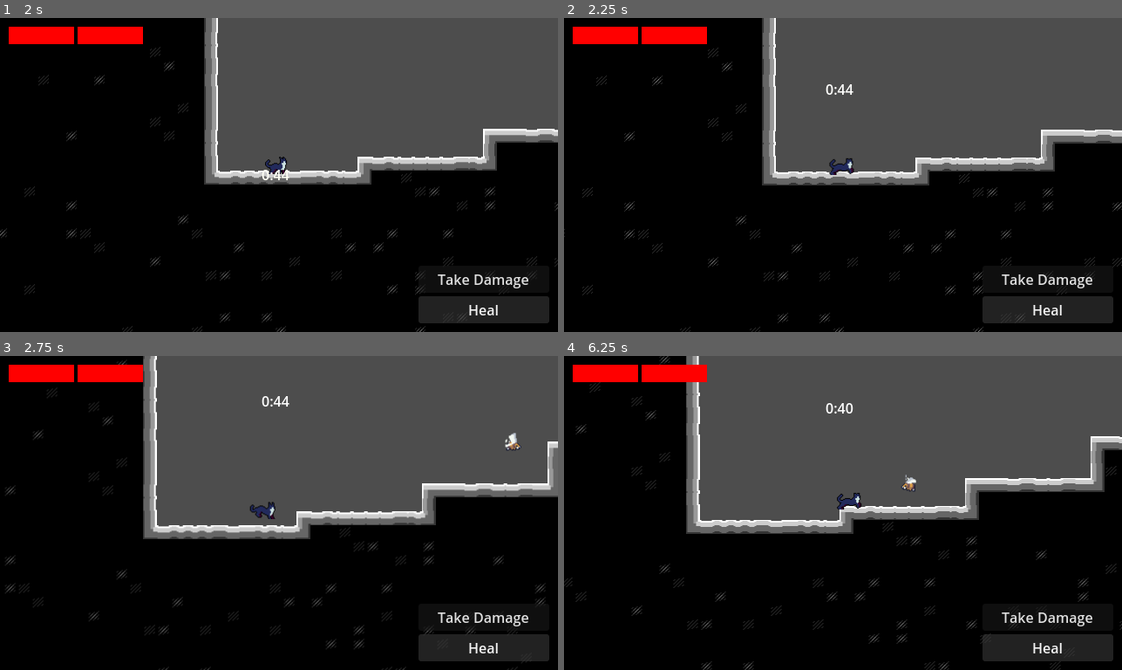
Above: before the commit, frames 1-4 (two rows, left to right).
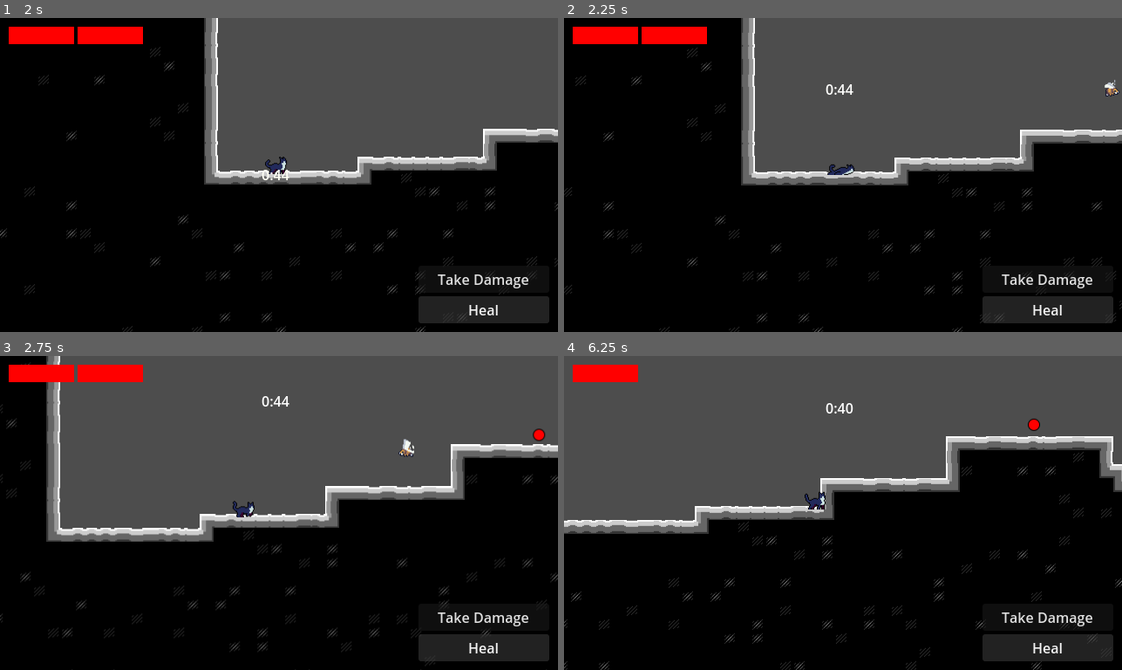
Above: after the commit, the same moments.

Repository: EmperorCookie/groundhogvania
Game: Godot game, scene res://levels/prototype/prototype_level.tscn
Same seed, same stepped clock (60 frames per second), same inputs: the game is played once before the commit and once after it. This scene is started directly instead of the project's main scene.
Inputs:
- Up to frame 1 (2 s): hold Right (player_right) 0.53-1.25 s; tap Shift (player_dash) at 0.6 s; tap Space (player_jump) at 0.77 s; click "Heal" at 1.25 s
- Up to frame 2 (2.25 s): hold Right (player_right) from 2.03 s (still down); tap Shift (player_dash) at 2.1 s
- Up to frame 3 (2.75 s): keep holding Right (player_right); tap Space (player_jump) at 2.27 s
- Up to frame 4 (6.25 s): release Right (player_right) at 2.78 s; hold Left (player_left) 2.78-3.53 s; tap Shift (player_dash) every 0.75 s from 2.85 to 5.85 s; hold Right (player_right) 3.53-5.03 s; tap Space (player_jump) at 3.77, 4.52, 5.27 s; hold Left (player_left) 5.03-5.78 s; hold Right (player_right) from 5.78 s (still down)

Frame 1 is identical in both runs. In frame 2, 6.2% of the frame differs, in the area x 0-100%, y 0-100%; in frame 3, 19%; in frame 4, 26%.

Commit message:
Add enemy manager and sound effects
Introduces EnemyManager for respawning and resetting enemies, refactors prototype level to use EnemyManager, and adds sound effects for bee death and item collection. New audio assets are included for enemy and item events.

Diff:
--- /dev/null
+++ b/enemies/EnemyManager.gd
@@ -0,0 +1,69 @@
+extends Node
+
+# Dictionary to store original enemy data for respawning
+var original_enemies: Array[Dictionary] = []
+
+func _ready():
+	# Store original enemy data
+	store_original_enemies()
+
+func store_original_enemies():
+	# Loop through all children and store their data for respawning
+	for child in get_children():
+		if child.has_method("_physics_process"):  # Basic check if it's an enemy
+			var enemy_data = {
+				"scene_path": child.scene_file_path,
+				"name": child.name,
+				"position": child.global_position,
+				"player_reference": child.player if child.has_method("get") else null
+			}
+			original_enemies.append(enemy_data)
+			print("Stored enemy data for: ", child.name, " at position: ", child.global_position)
+
+func reset_all_enemies():
+	# Reset all enemies to their original positions and respawn any missing ones
+	print("Resetting all enemies...")
+
+	for enemy_data in original_enemies:
+		var enemy_exists = false
+		var existing_enemy = null
+
+		# Check if this enemy still exists
+		for child in get_children():
+			if child.name == enemy_data["name"]:
+				enemy_exists = true
+				existing_enemy = child
+				break
+
+		# If enemy exists, reset its position and state
+		if enemy_exists and existing_enemy:
+			print("Resetting existing enemy: ", existing_enemy.name)
+			existing_enemy.global_position = enemy_data["position"]
+			# Reset enemy state variables
+			existing_enemy.neutralized = false
+			existing_enemy.target = null
+			existing_enemy.bounce = Vector2.ZERO
+			existing_enemy.velocity = Vector2.ZERO
+		# If enemy doesn't exist, respawn it
+		else:
+			respawn_enemy(enemy_data)
+
+func respawn_enemy(enemy_data: Dictionary):
+	print("Respawning enemy: ", enemy_data["name"])
+
+	# Load the bee scene (you might need to adjust this path)
+	var bee_scene = preload("res://enemies/bee/bee.tscn")
+	var new_bee = bee_scene.instantiate()
+
+	# Set up the new bee
+	new_bee.name = enemy_data["name"]
+	new_bee.global_position = enemy_data["position"]
+
+	# Set player reference if it exists
+	if enemy_data["player_reference"]:
+		new_bee.player = enemy_data["player_reference"]
+
+	# Add to the scene
+	add_child(new_bee)
+
+	print("Respawned enemy: ", enemy_data["name"], " at position: ", enemy_data["position"])
--- a/enemies/bee/bee.gd
+++ b/enemies/bee/bee.gd
@@ -13,6 +13,9 @@
 @export var speed = 8 * Player.GRID
 @export var acceleration = 4
 @export var bounce_speed = 12 * Player.GRID
+
+# Sounds
+@onready var death_sound: AudioStreamPlayer = $DeathSound
 
 # Animations
 var animations: Dictionary[String, String] = {
@@ -63,6 +66,7 @@
 				collider.impulse.y = -bounce_speed
 				collider.impulse.x = _player_velocity.x
 				neutralized = true
+				death_sound.play()
 				animation_player.play(animations["death"])
 			elif not neutralized:
 				collider.facing = 1 if position.x - collider.position.x >= 0 else -1
--- a/enemies/bee/bee.tscn
+++ b/enemies/bee/bee.tscn
@@ -1,11 +1,13 @@
-[gd_scene load_steps=10 format=3 uid="uid://b0simqtpgrgef"]
+[gd_scene load_steps=11 format=3 uid="uid://b0simqtpgrgef"]
 
 [ext_resource type="Texture2D" uid="uid://cuiwnumvxadxs" path="res://assets/bee/S_Walk.png" id="1_gak08"]
 [ext_resource type="Script" uid="uid://borceaifva6tq" path="res://enemies/bee/bee.gd" id="1_tfew5"]
 [ext_resource type="Texture2D" uid="uid://bnok5cqfiue7x" path="res://assets/bee/S_Death.png" id="3_atr2t"]
+[ext_resource type="AudioStream" uid="uid://cyog0e1qdxe0e" path="res://assets/sounds/63_Get_hit_02.wav" id="4_edrlf"]
 
 [sub_resource type="Animation" id="Animation_atr2t"]
 length = 0.001
+loop_mode = 2
 tracks/0/type = "value"
 tracks/0/imported = false
 tracks/0/enabled = true
@@ -88,7 +90,7 @@
 }
 
 [sub_resource type="CircleShape2D" id="CircleShape2D_gak08"]
-radius = 5.0
+radius = 7.0
 
 [node name="Bee" type="CharacterBody2D" node_paths=PackedStringArray("animation_player", "horizontal_flipper")]
 script = ExtResource("1_tfew5")
@@ -112,3 +114,6 @@
 
 [node name="CollisionShape2D" type="CollisionShape2D" parent="."]
 shape = SubResource("CircleShape2D_gak08")
+
+[node name="DeathSound" type="AudioStreamPlayer" parent="."]
+stream = ExtResource("4_edrlf")
--- a/items/item_add_time.tscn
+++ b/items/item_add_time.tscn
@@ -1,7 +1,8 @@
-[gd_scene load_steps=4 format=3 uid="uid://e1l73ewb8ssq"]
+[gd_scene load_steps=5 format=3 uid="uid://e1l73ewb8ssq"]
 
 [ext_resource type="Script" uid="uid://b4d86our1nssu" path="res://items/item_add_time.gd" id="1_2ok17"]
 [ext_resource type="Texture2D" uid="uid://cwaql4n8g6dap" path="res://assets/items/item_add_time.png" id="2_2ok17"]
+[ext_resource type="AudioStream" uid="uid://csio76ipw8wer" path="res://assets/sounds/81_Power_up_other.wav" id="3_ifyj2"]
 
 [sub_resource type="CircleShape2D" id="CircleShape2D_kahma"]
 
@@ -14,4 +15,7 @@
 [node name="Sprite2D" type="Sprite2D" parent="CollisionShape2D"]
 texture = ExtResource("2_2ok17")
 
+[node name="CollectSound" type="AudioStreamPlayer" parent="."]
+stream = ExtResource("3_ifyj2")
+
 [connection signal="body_entered" from="." to="." method="_on_body_entered"]
--- /dev/null
+++ b/levels/prototype/enemy_manager.gd
@@ -0,0 +1,69 @@
+extends Node
+
+# Dictionary to store original enemy data for respawning
+var original_enemies: Array[Dictionary] = []
+
+func _ready():
+	# Store original enemy data
+	store_original_enemies()
+
+func store_original_enemies():
+	# Loop through all children and store their data for respawning
+	for child in get_children():
+		if child.has_method("_physics_process"):  # Basic check if it's an enemy
+			var enemy_data = {
+				"scene_path": child.scene_file_path,
+				"name": child.name,
+				"position": child.global_position,
+				"player_reference": child.player if child.has_method("get") else null
+			}
+			original_enemies.append(enemy_data)
+			print("Stored enemy data for: ", child.name, " at position: ", child.global_position)
+
+func reset_all_enemies():
+	# Reset all enemies to their original positions and respawn any missing ones
+	print("Resetting all enemies...")
+
+	for enemy_data in original_enemies:
+		var enemy_exists = false
+		var existing_enemy = null
+
+		# Check if this enemy still exists
+		for child in get_children():
+			if child.name == enemy_data["name"]:
+				enemy_exists = true
+				existing_enemy = child
+				break
+
+		# If enemy exists, reset its position and state
+		if enemy_exists and existing_enemy:
+			print("Resetting existing enemy: ", existing_enemy.name)
+			existing_enemy.global_position = enemy_data["position"]
+			# Reset enemy state variables
+			existing_enemy.neutralized = false
+			existing_enemy.target = null
+			existing_enemy.bounce = Vector2.ZERO
+			existing_enemy.velocity = Vector2.ZERO
+		# If enemy doesn't exist, respawn it
+		else:
+			respawn_enemy(enemy_data)
+
+func respawn_enemy(enemy_data: Dictionary):
+	print("Respawning enemy: ", enemy_data["name"])
+
+	# Load the bee scene (you might need to adjust this path)
+	var bee_scene = preload("res://enemies/bee/bee.tscn")
+	var new_bee = bee_scene.instantiate()
+
+	# Set up the new bee
+	new_bee.name = enemy_data["name"]
+	new_bee.global_position = enemy_data["position"]
+
+	# Set player reference if it exists
+	if enemy_data["player_reference"]:
+		new_bee.player = enemy_data["player_reference"]
+
+	# Add to the scene
+	add_child(new_bee)
+
+	print("Respawned enemy: ", enemy_data["name"], " at position: ", enemy_data["position"])
--- a/levels/prototype/prototype_level.tscn
+++ b/levels/prototype/prototype_level.tscn
@@ -1,16 +1,17 @@
-[gd_scene load_steps=12 format=4 uid="uid://byq04x76yogq2"]
+[gd_scene load_steps=13 format=4 uid="uid://byq04x76yogq2"]
 
 [ext_resource type="TileSet" uid="uid://duvwwdne6hncq" path="res://assets/blocking_tileset.tres" id="1_7xbuc"]
 [ext_resource type="PackedScene" uid="uid://doaui24fomcxa" path="res://camera/target_camera.tscn" id="3_nkijq"]
 [ext_resource type="PackedScene" uid="uid://5yuhe55teig6" path="res://player/player.tscn" id="3_yc6rk"]
 [ext_resource type="PackedScene" uid="uid://25jvu1t7w5ho" path="res://menu/player_hud.tscn" id="4_yc6rk"]
-[ext_resource type="PackedScene" uid="uid://d2i2j5p2nqktx" path="res://player/preview_controller.tscn" id="5_x6tsm"]
+[ext_resource type="PackedScene" path="res://player/preview_controller.tscn" id="5_x6tsm"]
 [ext_resource type="Script" uid="uid://bu8hcbjroii8c" path="res://player/preview_controller.gd" id="6_t82ty"]
 [ext_resource type="PackedScene" uid="uid://cmctud1jb30gq" path="res://items/item_heart.tscn" id="7_gl4gk"]
 [ext_resource type="PackedScene" uid="uid://e1l73ewb8ssq" path="res://items/item_add_time.tscn" id="8_jrhx3"]
 [ext_resource type="PackedScene" uid="uid://rhy5iqavhl6k" path="res://items/item_pause_time.tscn" id="9_2dl6f"]
 [ext_resource type="PackedScene" uid="uid://cvd1n27hndunl" path="res://powerups/power_up_double_jump.tscn" id="10_1fcek"]
 [ext_resource type="PackedScene" uid="uid://b0simqtpgrgef" path="res://enemies/bee/bee.tscn" id="11_o8nxb"]
+[ext_resource type="Script" uid="uid://4vhrxqm3uara" path="res://levels/prototype/enemy_manager.gd" id="11_y3vmf"]
 
 [node name="PrototypeLevel" type="Node2D"]
 
@@ -34,7 +35,6 @@
 position = Vector2(-468, 395)
 camera = NodePath("../PlayerCamera")
 jump_count = 1
-can_dash = false
 
 [node name="PlayerCamera" parent="." node_paths=PackedStringArray("target") instance=ExtResource("3_nkijq")]
 target = NodePath("../Player")
@@ -54,6 +54,13 @@
 [node name="PowerUpDoubleJump" parent="." instance=ExtResource("10_1fcek")]
 position = Vector2(563, 1015)
 
-[node name="Bee" parent="." node_paths=PackedStringArray("player") instance=ExtResource("11_o8nxb")]
+[node name="EnemyManager" type="Node2D" parent="."]
+script = ExtResource("11_y3vmf")
+
+[node name="Bee" parent="EnemyManager" node_paths=PackedStringArray("player") instance=ExtResource("11_o8nxb")]
 position = Vector2(-92, 340)
-player = NodePath("../Player")
+player = NodePath("../../Player")
+
+[node name="Bee2" parent="EnemyManager" node_paths=PackedStringArray("player") instance=ExtResource("11_o8nxb")]
+position = Vector2(1313, 35)
+player = NodePath("../../Player")
--- a/menu/player_hud.gd
+++ b/menu/player_hud.gd
@@ -12,7 +12,8 @@
 @onready var hp_segment_1: ColorRect = $Control/HPContainer/HP1
 @onready var hp_segment_2: ColorRect = $Control/HPContainer/HP2
 
-
+# Music
+@onready var level_music: AudioStreamPlayer = $LevelMusic
 
 func _ready():
 	# Initialize values from player
@@ -185,3 +186,17 @@
 func _on_heal_btn_pressed() -> void:
 	var player = get_node("../Player")
 	player.player_heal()
+
+
+func _play_music() -> void:
+	# Start level music when the player is ready
+	if level_music and not level_music.playing:
+		level_music.volume_db = 0.0  # Reset volume to normal level
+		level_music.play()
+
+func _stop_music() -> void:
+	if level_music and level_music.playing:
+		# Create a tween to fade out the music
+		var tween = create_tween()
+		tween.tween_property(level_music, "volume_db", -80.0, 1.5)  # Fade to silence over 1.5 seconds
+		tween.tween_callback(level_music.stop)  # Stop the music after fade completes
--- a/menu/player_hud.tscn
+++ b/menu/player_hud.tscn
@@ -1,6 +1,7 @@
-[gd_scene load_steps=2 format=3 uid="uid://25jvu1t7w5ho"]
+[gd_scene load_steps=3 format=3 uid="uid://25jvu1t7w5ho"]
 
 [ext_resource type="Script" uid="uid://2ak23c2yneox" path="res://menu/player_hud.gd" id="1_jsqgb"]
+[ext_resource type="AudioStream" uid="uid://bhip02p43wsjq" path="res://assets/sounds/Furious Freak.mp3" id="2_kdluk"]
 
 [node name="PlayerHud" type="CanvasLayer"]
 script = ExtResource("1_jsqgb")
@@ -67,5 +68,9 @@
 focus_mode = 0
 text = "Heal"
 
+[node name="LevelMusic" type="AudioStreamPlayer" parent="."]
+stream = ExtResource("2_kdluk")
+volume_db = -1.0
+
 [connection signal="pressed" from="Control/DevButtons/TakeDamageBtn" to="." method="_on_take_damage_btn_pressed"]
 [connection signal="pressed" from="Control/DevButtons/HealBtn" to="." method="_on_heal_btn_pressed"]
--- a/player/player.gd
+++ b/player/player.gd
@@ -8,6 +8,7 @@
 @export var camera: TargetCamera = null
 @export var color_rect: ColorRect = null
 @onready var player_hud = get_node("../PlayerHud")
+@onready var enemy_manager = get_node("../EnemyManager")
 
 # Scale
 const CHARACTER_HEIGHT_PX: int = 12
@@ -53,6 +54,7 @@
 var impulse: Vector2 = Vector2.ZERO
 var impulse_reset: bool = false
 var was_on_floor: bool = false
+var spawn_position: Vector2
 
 # Animations
 var sprite: String = "cat"
@@ -77,6 +79,13 @@
 @onready var death_sound: AudioStreamPlayer = $DeathSound
 @onready var landing_sound: AudioStreamPlayer = $LandingSound
 @onready var double_jump_sound: AudioStreamPlayer = $DoubleJumpSound
+@onready var step_sound: AudioStreamPlayer = $StepSound
+@onready var slide_sound: AudioStreamPlayer = $SlideSound
+@onready var heal_sound: AudioStreamPlayer = $HealSound
+
+func _ready():
+	# Store the initial spawn position
+	spawn_position = global_position
 
 func get_animation(sprite_name: String, animation: String):
 	return sprite_name + "/" + animation
@@ -238,17 +247,38 @@
 	if is_on_floor():
 		if velocity.x == 0:
 			play_animation("idle")
+			# Stop step sound when not moving
+			if step_sound.playing:
+				step_sound.stop()
 		else:
 			if dashing > 0:
 				play_animation("dash_start", false)
+				# Stop step sound during dash
+				if step_sound.playing:
+					step_sound.stop()
 			elif last_animation == "dash_start":
 				play_animation("dash_end", false)
+				# Stop step sound during dash end
+				if step_sound.playing:
+					step_sound.stop()
 			elif animation_player.current_animation != "dash_end":
 				if turning:
 					play_animation("turn")
+					# Stop step sound during turn and play slide sound
+					if step_sound.playing:
+						step_sound.stop()
+					# Play slide sound when turning
+					if not slide_sound.playing:
+						slide_sound.play()
 				else:
 					play_animation("walk")
+					# Start looping step sound when walking
+					if not step_sound.playing:
+						step_sound.play()
 	else:
+		# Stop step sound when in air
+		if step_sound.playing:
+			step_sound.stop()
 		if _velocity.y < 0:
 			if jumps_done > 1:
 				play_animation("double_jump")
@@ -272,13 +302,36 @@
 		player_death()
 
 func player_death():
-	# Restart the current level
-	await get_tree().create_timer(1.5).timeout  # Wait 1 seconds before playing death sound
+	# Respawn the player at their starting position
+	await get_tree().create_timer(1.5).timeout  # Wait 1.5 seconds before playing death sound
 	death_sound.play()
-	await get_tree().create_timer(1.5).timeout  # Wait 1.5 seconds before restarting level
-	get_tree().reload_current_scene()
+	player_hud._stop_music()
+	await get_tree().create_timer(1.5).timeout  # Wait 1.5 seconds before respawning
+
+	# Reset player state
+	global_position = spawn_position
+	velocity = Vector2.ZERO
+	current_hp = 1
+	hurt_timer = 0
+	dashing = 0
+	impulse = Vector2.ZERO
+	impulse_reset = false
+	jumps_done = 0
+
+	# Reset death fade effect
+	if color_rect:
+		color_rect.color.a = 0.0  # Make it fully transparent
+
+	# Update HUD to reflect restored health
+	player_hud.update_segments(current_hp)
+	# Reset timer to starting time
+	player_hud.seconds = starting_time
+	player_hud.update_timer_display()
+	player_hud._play_music()
+	enemy_manager.reset_all_enemies()  # Reset all enemies to their original state
 
 # Adds HP to the player and calls the player_hud.gd to update the display
 func player_heal():
 	current_hp = clamp(current_hp + 1, 0, max_hp)
+	heal_sound.play()
 	player_hud.update_segments(current_hp)
--- a/player/player.tscn
+++ b/player/player.tscn
@@ -14,6 +14,10 @@
 [ext_resource type="AudioStream" uid="uid://bxqh7jq7315b3" path="res://assets/sounds/47_Landing_03.wav" id="12_32hag"]
 [ext_resource type="AudioStream" uid="uid://cj600ttkajuu4" path="res://assets/sounds/68_Die_01.wav" id="13_tqiix"]
 [ext_resource type="AudioStream" uid="uid://defwyh32m7eo" path="res://assets/sounds/66_Dash_evade_02.wav" id="14_e7oew"]
+[ext_resource type="AudioStream" uid="uid://13n3pu6otg3s" path="res://assets/sounds/19_Slide_01.wav" id="15_32hag"]
+[ext_resource type="AudioStream" uid="uid://b754vhu3ku3yq" path="res://assets/sounds/07_Step_rock_01.wav" id="16_tqiix"]
+[ext_resource type="AudioStream" uid="uid://brapxpx6abuf2" path="res://assets/sounds/80_Power_up_heal.wav" id="17_tqiix"]
+[ext_resource type="AudioStream" uid="uid://bhip02p43wsjq" path="res://assets/sounds/Furious Freak.mp3" id="18_e7oew"]
 
 [sub_resource type="Animation" id="Animation_boad6"]
 length = 0.001
@@ -243,7 +247,7 @@
 
 [sub_resource type="Animation" id="Animation_tqiix"]
 resource_name = "death"
-length = 2.00002
+length = 2.0
 step = 0.2
 tracks/0/type = "value"
 tracks/0/imported = false
@@ -816,9 +820,9 @@
 [node name="HorizontalFlipper" type="Node2D" parent="."]
 
 [node name="Sprite2D" type="Sprite2D" parent="HorizontalFlipper"]
-texture = ExtResource("2_rgyib")
-offset = Vector2(0, -32)
-hframes = 2
+texture = ExtResource("3_yw30f")
+offset = Vector2(5, -24)
+hframes = 4
 frame = 1
 
 [node name="AnimationPlayer" type="AnimationPlayer" parent="HorizontalFlipper/Sprite2D"]
@@ -849,3 +853,15 @@
 
 [node name="DashSound" type="AudioStreamPlayer" parent="."]
 stream = ExtResource("14_e7oew")
+
+[node name="SlideSound" type="AudioStreamPlayer" parent="."]
+stream = ExtResource("15_32hag")
+
+[node name="StepSound" type="AudioStreamPlayer" parent="."]
+stream = ExtResource("16_tqiix")
+
+[node name="HealSound" type="AudioStreamPlayer" parent="."]
+stream = ExtResource("17_tqiix")
+
+[node name="LevelMusic" type="AudioStreamPlayer" parent="."]
+stream = ExtResource("18_e7oew")
--- a/player/preview_controller.gd
+++ b/player/preview_controller.gd
@@ -6,6 +6,9 @@
 
 # Stats
 @export var speed: float = 1000
+
+# HUD
+@onready var player_hud = get_node("../PlayerHud")
 
 func _ready():
 	for node in enable_nodes:
@@ -47,4 +50,5 @@
 		node.process_mode = Node.PROCESS_MODE_INHERIT
 		if node is CanvasItem or node is CanvasLayer:
 			node.visible = true
+	player_hud._play_music()
 	queue_free()
Not shown, added: assets/sounds/19_Slide_01.wav.import
Not shown, added: assets/sounds/63_Get_hit_02.wav.import
Not shown, added: assets/sounds/80_Power_up_heal.wav.import
Not shown, added: assets/sounds/81_Power_up_other.wav.import
Not shown, added: assets/sounds/Furious Freak.mp3.import
Not shown, added: enemies/EnemyManager.gd.uid
Not shown, added: levels/prototype/enemy_manager.gd.uid
Not shown: 1 places in player/player.tscn that only renumber resources
Not shown, changed: README.md
Not shown, added: assets/sounds/19_Slide_01.wav
Not shown, added: assets/sounds/63_Get_hit_02.wav
Not shown, added: assets/sounds/80_Power_up_heal.wav
(and 3 more such lines)
